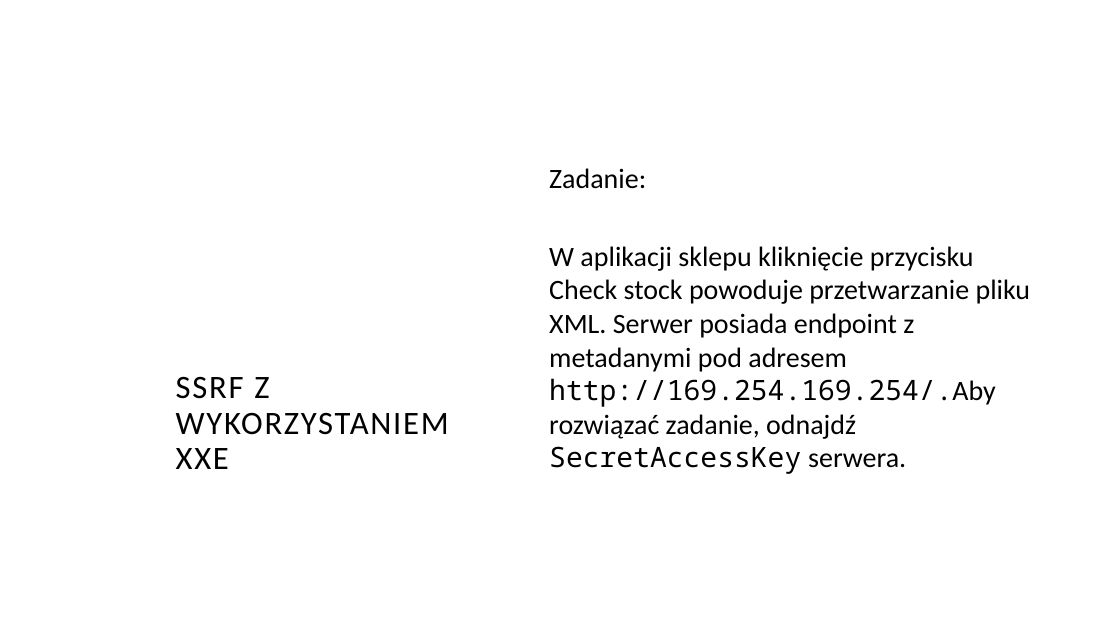
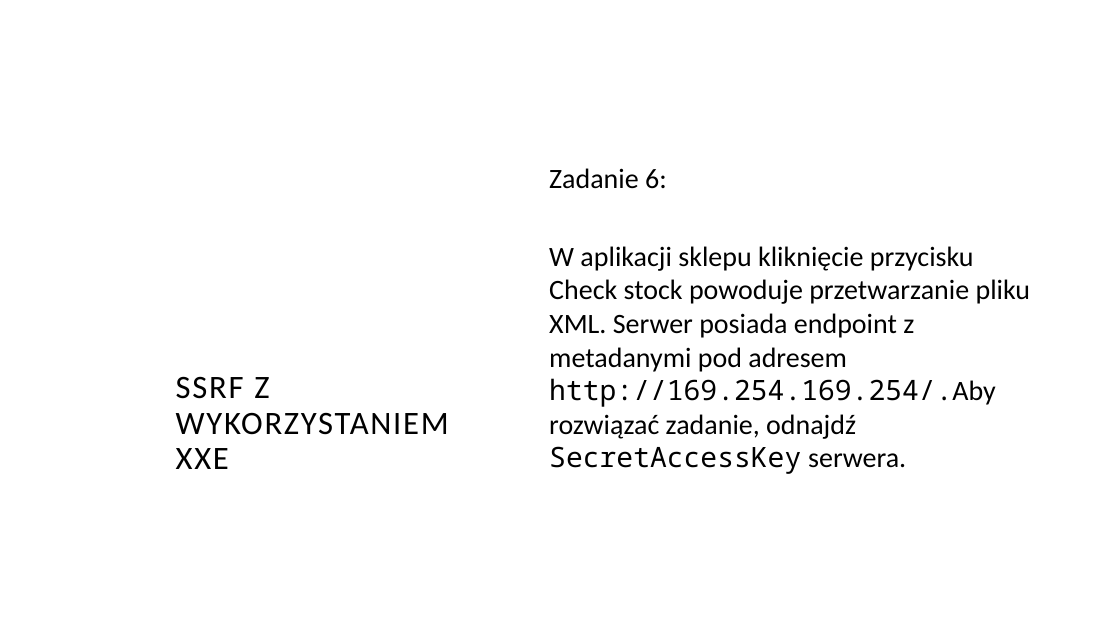
Before and after one commit to shionorix/SSRF-project, a slide deck: slide 20 of Podatność Server Side Request Forgery z wykorzystaniem strony.pptx. Drawn at 1120x630 pixels with LibreOffice and Linux fonts; fonts in the diff are those of the drawing; background and template pictures are left out. Boxes give left, top, right and bottom in pixels: in the first picture for what was removed or moved away, otherwise in the second. Text is boxed around its words. In the diff, an @@ line names an element or a change of style, - is before the commit and + after.

```diff
--- a/Podatność Server Side Request Forgery z wykorzystaniem strony.pptx
+++ b/Podatność Server Side Request Forgery z wykorzystaniem strony.pptx
@@ text at (x1=549, y1=168, x2=667, y2=189): text changed @@
-Zadanie:
+Zadanie 6:
```
Also in this commit, not shown: 1 other slide changed.
